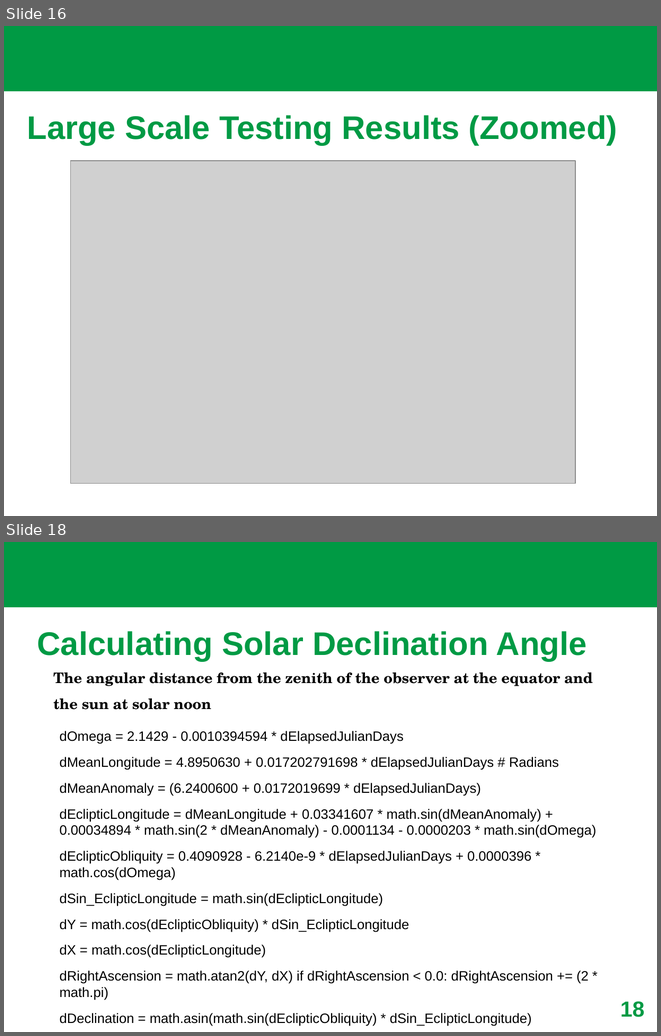
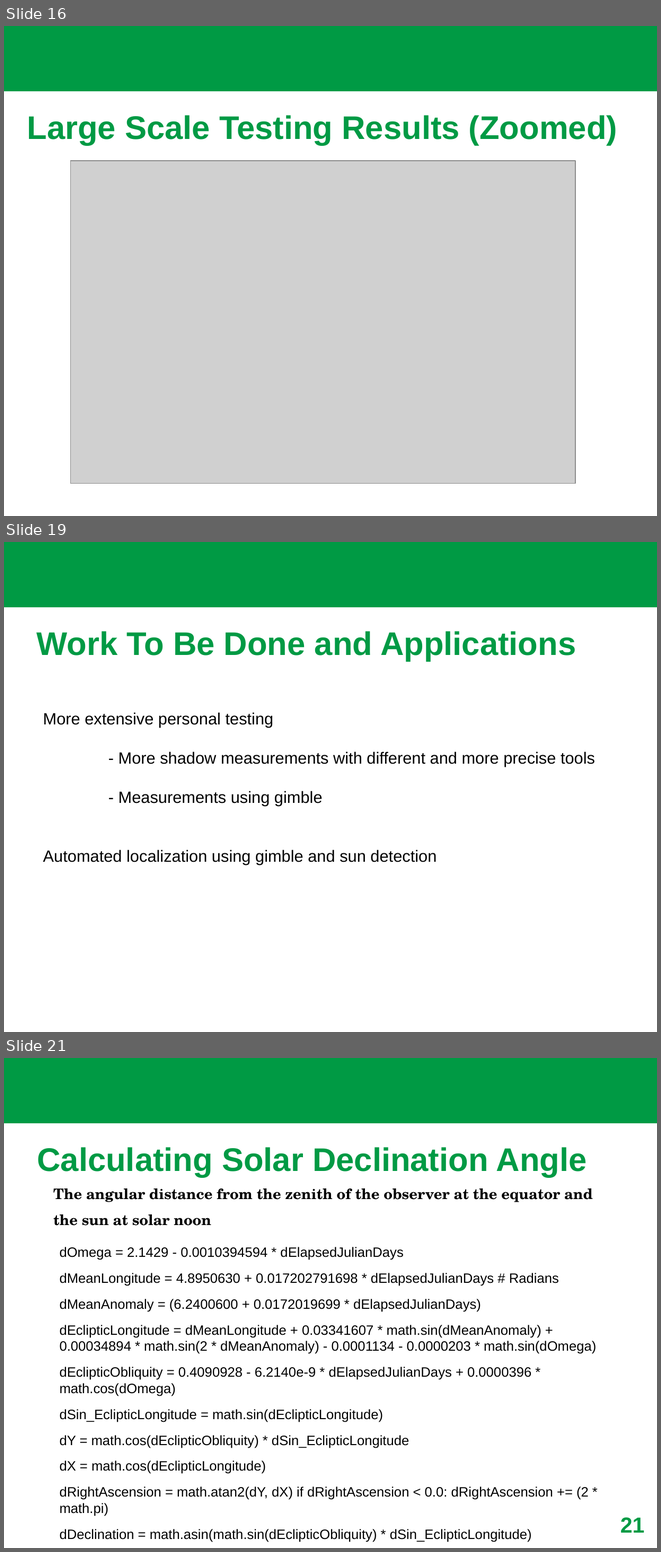
Before and after one commit to brownjordan317/sun_based_localization, a slide deck: Sun_check_algorithm/sun_based_loacalization.pptx. Shown one above the other, each under a label of ours: slides 16 and 18 before the commit, slides 16, 19 and 21 after it; the slides between them are not shown. The pictures are 661x1036 and 661x1552 pixels, drawn with LibreOffice and Linux fonts; fonts in the diff are those of the drawing; grey boxes stand for pictures; background and template pictures are left out. Boxes give left, top, right and bottom in pixels: in the first picture for what was removed or moved away, otherwise in the second. Text is boxed around its words. In the diff, an @@ line names an element or a change of style, - is before the commit and + after.

```diff
--- a/Sun_check_algorithm/sun_based_loacalization.pptx
+++ b/Sun_check_algorithm/sun_based_loacalization.pptx
@@ slide 19 added at <box>4,542,657,1032</box>, background picture (left out); not listed: 1 template element that a slide beside it also shows @@
@@ text added at <box>37,631,576,661</box>, 36 pt, text #009A44, bold @@
+Work To Be Done and Applications
@@ text added at <box>43,712,595,865</box>, 18 pt, text #000000 @@
+More extensive personal testing
+- More shadow measurements with different and more precise tools
+- Measurements using gimble
+Automated localization using gimble and sun detection
@@ what was slide 18 is now slide 21 @@
@@ page number at <box>620,1517,645,1532</box>: text changed @@
-18
+21
```
Also in this commit, not shown: 1 slide changed, 7 other slides added, 4 slides removed, 1 other file.
